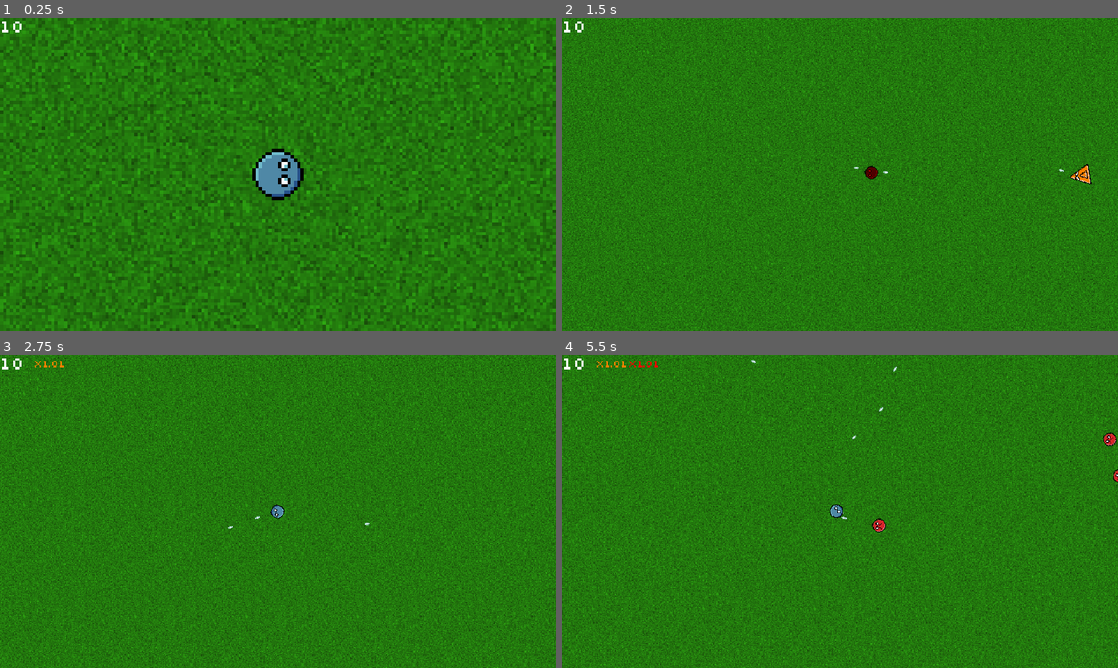
Above: before the commit, frames 1-4 (two rows, left to right).
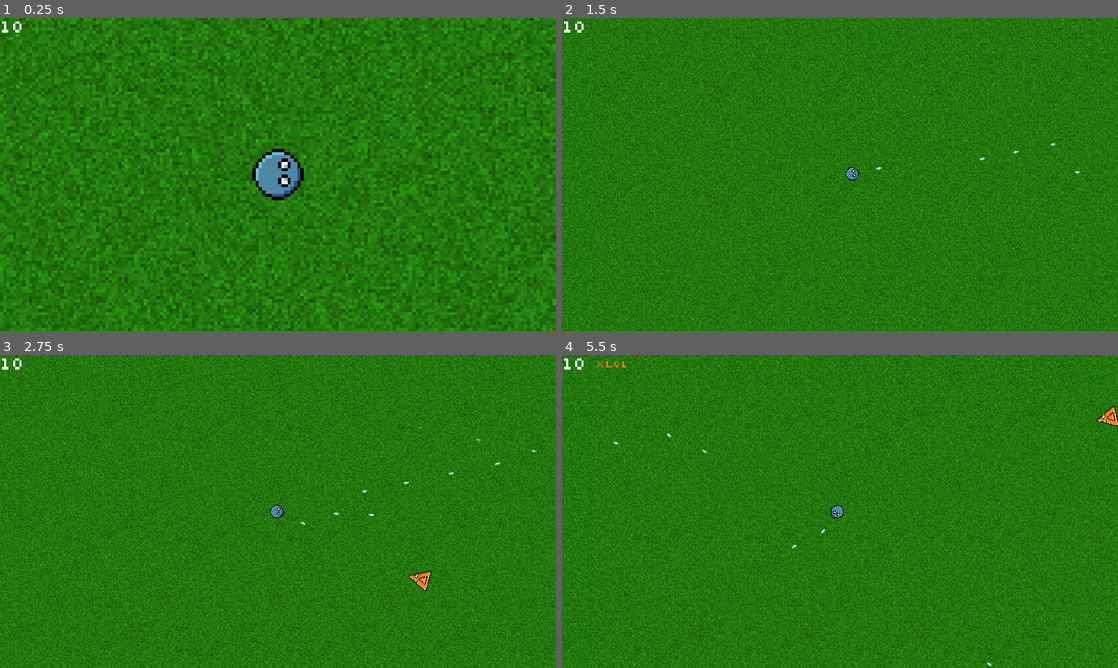
Above: after the commit, the same moments.

Repository: veprogames/top-down-incremental
Game: Godot game, scene res://level/level.tscn
Two runs of this game, one before a commit and one after it. Both use one fixed random seed, a clock stepped at 60 frames per second and the inputs below.
Inputs (mouse positions are in pixels of both pictures, inside the frame that each line leads up to):
- Up to frame 1 (0.25 s): no input
- Up to frame 2 (1.5 s): move the mouse to (867, 174) at 0.52 s; move the mouse to (812, 174) at 1.27 s
- Up to frame 3 (2.75 s): move the mouse to (289, 505) at 2.02 s
- Up to frame 4 (5.5 s): move the mouse to (834, 517) at 2.77 s; move the mouse to (878, 514) at 3.52 s; move the mouse to (795, 508) at 4.27 s; move the mouse to (845, 511) at 5.02 s

The runs differ from the first frame. In frame 1, 29% of the frame differs, in the area x 0-100%, y 0-100%; in frame 2, 30%; in frame 3, 30%; in frame 4, 31%.

Commit message:
change arena size and add water border

Diff:
--- /dev/null
+++ b/level/level.gd
@@ -0,0 +1,8 @@
+class_name Level
+extends Node2D
+
+var time: float = 0.0
+
+
+func _process(delta: float) -> void:
+	time += delta
--- a/level/level.tscn
+++ b/level/level.tscn
@@ -1,11 +1,13 @@
-[gd_scene load_steps=11 format=3 uid="uid://blpfg0kc3wacb"]
+[gd_scene load_steps=13 format=3 uid="uid://blpfg0kc3wacb"]
 
 [ext_resource type="Texture2D" uid="uid://rbcfgod2ii5f" path="res://level/tiles/grass.png" id="1_3sncf"]
+[ext_resource type="Script" path="res://level/level.gd" id="1_08xo1"]
 [ext_resource type="PackedScene" uid="uid://oyiycif2f18h" path="res://player/player.tscn" id="1_c1fdt"]
 [ext_resource type="PackedScene" uid="uid://yam6ts6l84j0" path="res://player/ui/player_damage_display.tscn" id="1_sr8ao"]
+[ext_resource type="Texture2D" uid="uid://ki05rasve8x" path="res://level/tiles/water.png" id="3_5xm1u"]
 [ext_resource type="PackedScene" uid="uid://gbdae67q3h10" path="res://player/player_camera.tscn" id="3_wppie"]
 [ext_resource type="PackedScene" uid="uid://dc8blsf65d7qp" path="res://player/player_damage.tscn" id="3_xo2ng"]
-[ext_resource type="PackedScene" uid="uid://bxqjtbspu7034" path="res://spawner/spawner.tscn" id="4_gancj"]
+[ext_resource type="PackedScene" uid="uid://brn8qtcwgwwuq" path="res://spawner/level_spawner.tscn" id="7_geyi5"]
 
 [sub_resource type="WorldBoundaryShape2D" id="WorldBoundaryShape2D_vjv4r"]
 normal = Vector2(1, 0)
@@ -19,12 +21,20 @@
 [sub_resource type="WorldBoundaryShape2D" id="WorldBoundaryShape2D_u1xbg"]
 
 [node name="Level" type="Node2D"]
+script = ExtResource("1_08xo1")
 
-[node name="Sprite2D" type="Sprite2D" parent="."]
+[node name="Grass" type="Sprite2D" parent="."]
 texture_repeat = 2
 texture = ExtResource("1_3sncf")
 region_enabled = true
-region_rect = Rect2(0, 0, 14000, 14000)
+region_rect = Rect2(0, 0, 2000, 2000)
+
+[node name="Water" type="Sprite2D" parent="."]
+z_index = -1
+texture_repeat = 2
+texture = ExtResource("3_5xm1u")
+region_enabled = true
+region_rect = Rect2(0, 0, 3000, 3000)
 
 [node name="CanvasLayer" type="CanvasLayer" parent="."]
 
@@ -41,13 +51,10 @@
 
 [node name="PlayerDamage" parent="." instance=ExtResource("3_xo2ng")]
 
-[node name="Spawner" parent="." instance=ExtResource("4_gancj")]
-position = Vector2(735, 437)
-
 [node name="Border" type="Node2D" parent="."]
 
 [node name="Left" type="StaticBody2D" parent="Border"]
-position = Vector2(-5000, 0)
+position = Vector2(-1000, 0)
 collision_layer = 4
 collision_mask = 9
 
@@ -55,7 +62,7 @@
 shape = SubResource("WorldBoundaryShape2D_vjv4r")
 
 [node name="Right" type="StaticBody2D" parent="Border"]
-position = Vector2(5000, 0)
+position = Vector2(1000, 0)
 collision_layer = 4
 collision_mask = 9
 
@@ -63,7 +70,7 @@
 shape = SubResource("WorldBoundaryShape2D_pa783")
 
 [node name="Top" type="StaticBody2D" parent="Border"]
-position = Vector2(0, -5000)
+position = Vector2(0, -1000)
 collision_layer = 4
 collision_mask = 9
 
@@ -71,9 +78,11 @@
 shape = SubResource("WorldBoundaryShape2D_wudsr")
 
 [node name="Bottom" type="StaticBody2D" parent="Border"]
-position = Vector2(0, 5000)
+position = Vector2(0, 1000)
 collision_layer = 4
 collision_mask = 9
 
 [node name="CollisionShape2D" type="CollisionShape2D" parent="Border/Bottom"]
 shape = SubResource("WorldBoundaryShape2D_u1xbg")
+
+[node name="LevelSpawner" parent="." instance=ExtResource("7_geyi5")]
Binary file added: level/tiles/water.png
Not shown, added: level/tiles/water.png.import
